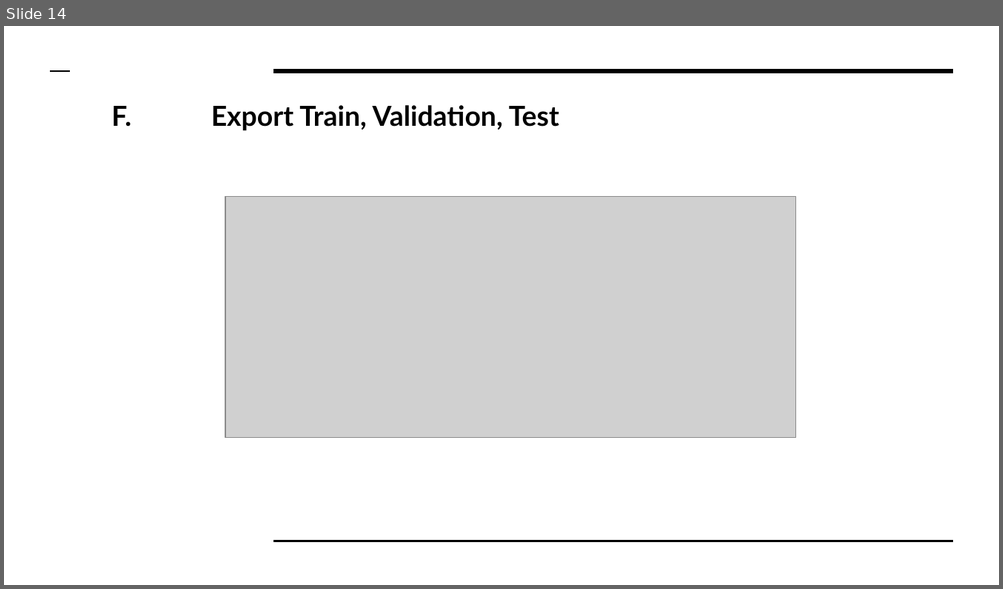
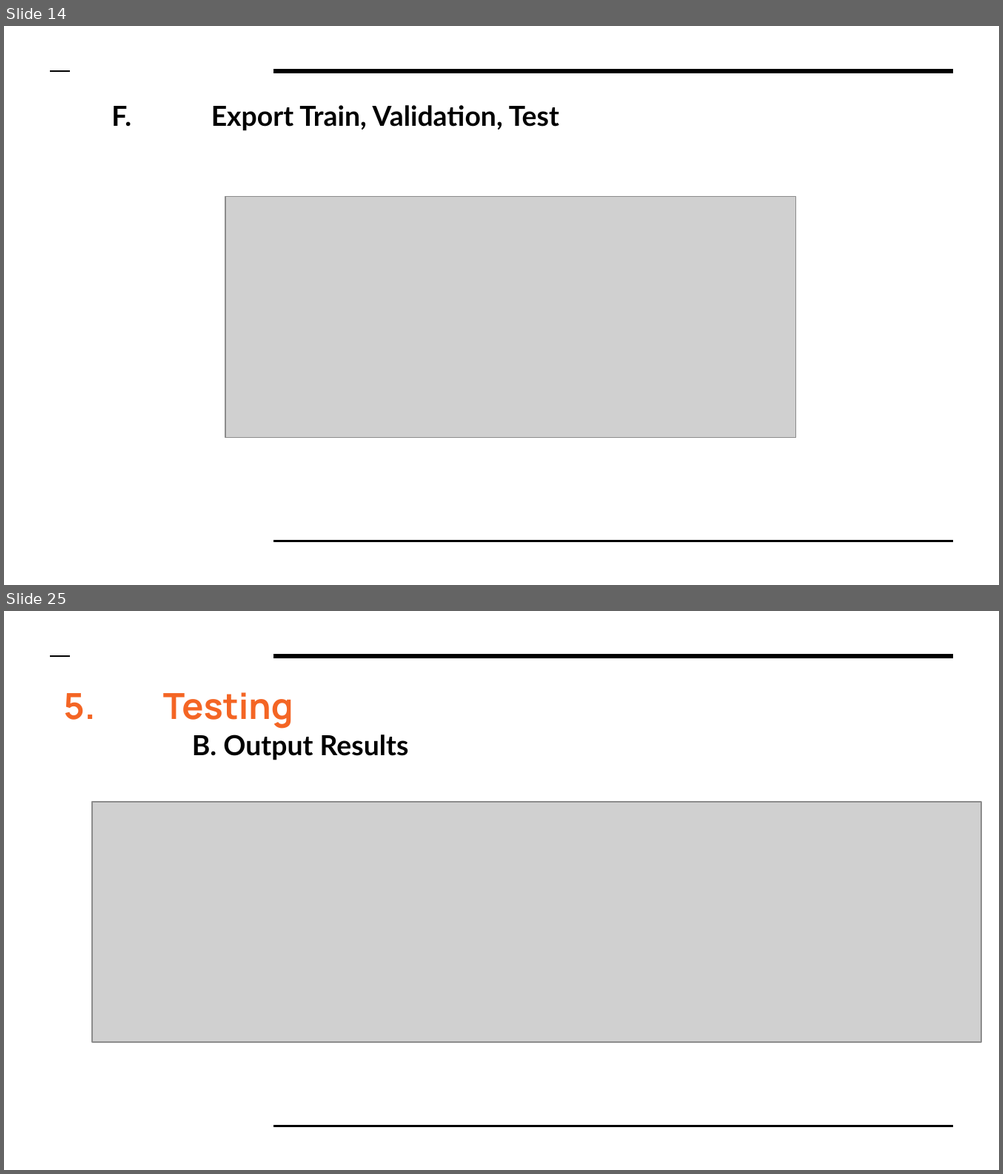
Before and after one commit to HoManLeung/Amazon-analysis, a slide deck: Final Project DS610.pptx. Shown one above the other, each under a label of ours: slide 14 before the commit, slides 14 and 25 after it; the slides between them are not shown. The pictures are 1003x589 and 1003x1174 pixels, drawn with LibreOffice and Linux fonts; fonts in the diff are those of the drawing; grey boxes stand for pictures. Boxes give left, top, right and bottom in pixels: in the first picture for what was removed or moved away, otherwise in the second. Text is boxed around its words. In the diff, an @@ line names an element or a change of style, - is before the commit and + after.

```diff
--- a/Final Project DS610.pptx
+++ b/Final Project DS610.pptx
@@ slide 25 added at [4, 611, 999, 1170], background #FFFFFF; not listed: 3 template elements that a slide beside it also shows @@
@@ title added at [63, 692, 293, 729], 26 pt, text #F46524, bold @@
+5. Testing
@@ text added at [192, 735, 409, 760], 20 pt, text #000000, bold @@
+B. Output Results
@@ picture added at [93, 802, 982, 1042] @@
```
Also in this commit, not shown: 3 slides changed, 8 other slides added.
